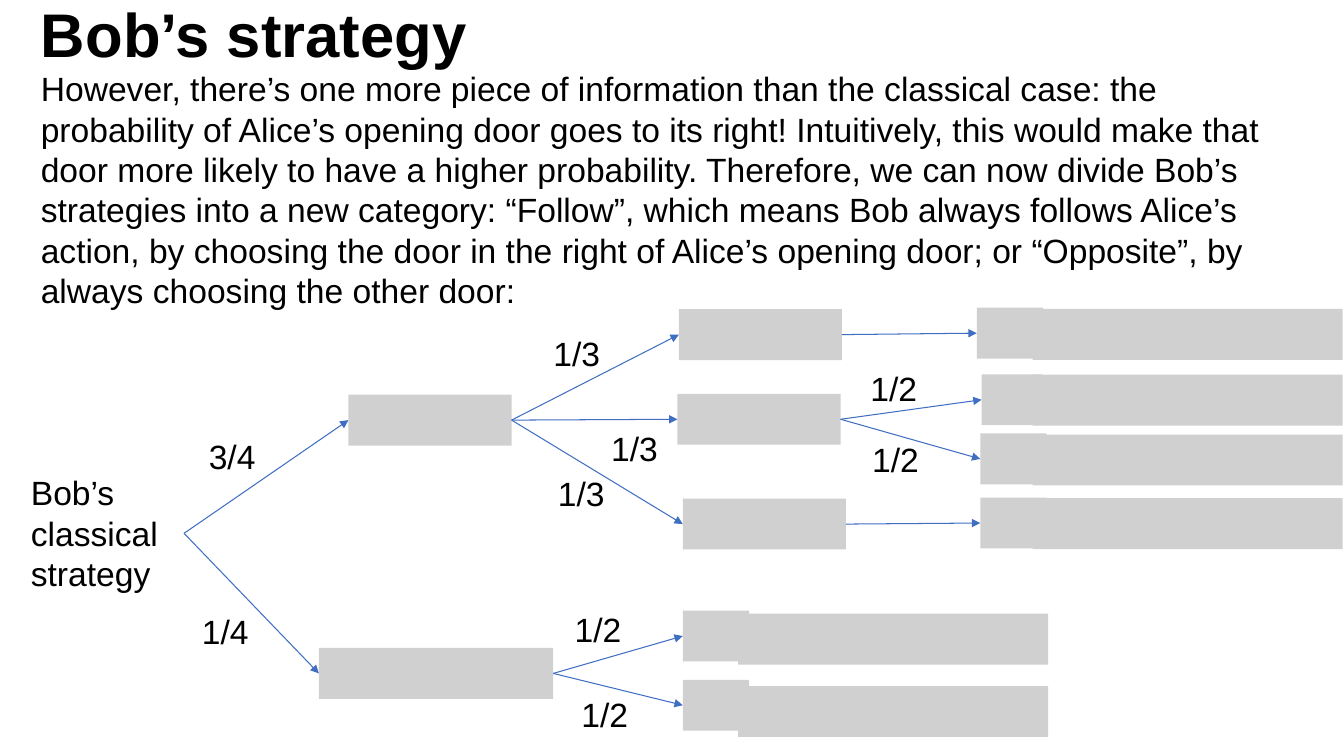
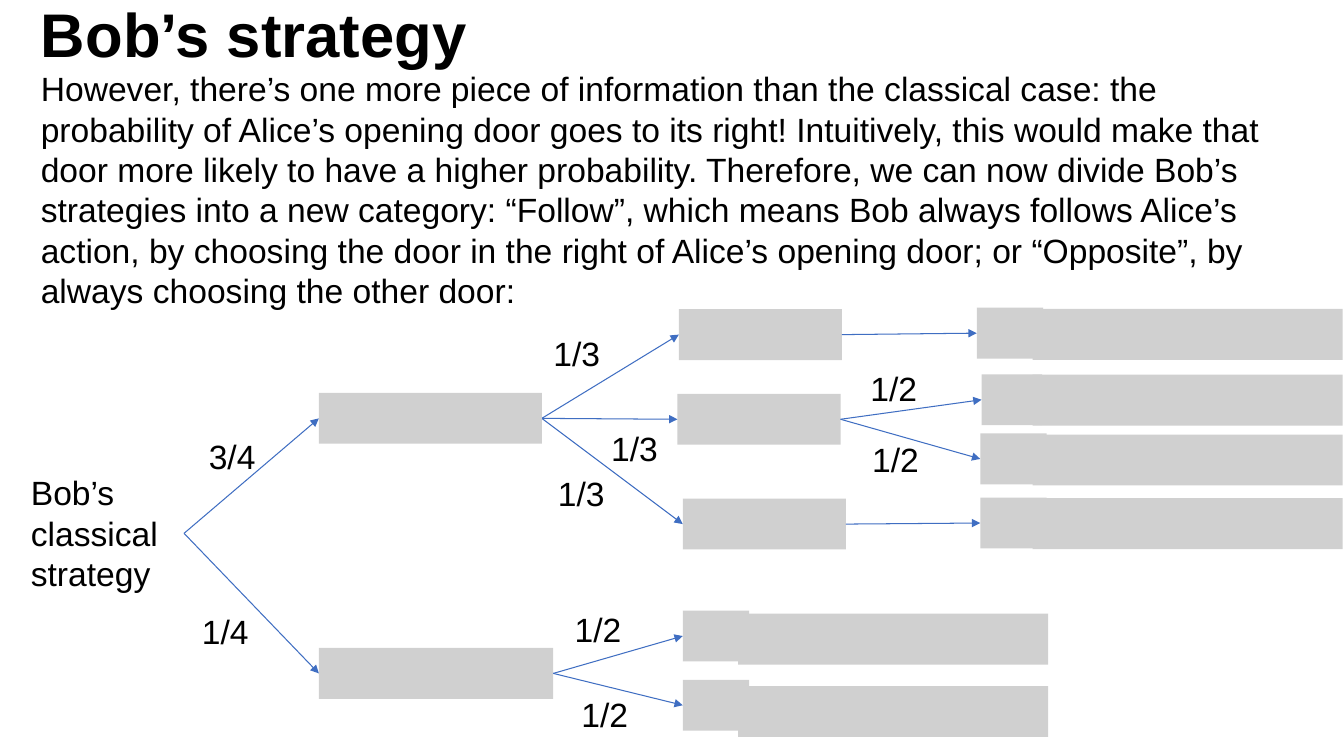
Before and after one commit to Chriscrosser3310/Quantum_Gambling_Simulator, a slide deck: slide 9 of presentation/07.01 qiskit hackathon presentation.pptx. Drawn at 1344x756 pixels with LibreOffice and Linux fonts; fonts in the diff are those of the drawing; grey boxes stand for pictures. Boxes give left, top, right and bottom in pixels: in the first picture for what was removed or moved away, otherwise in the second. Text is boxed around its words. In the diff, an @@ line names an element or a change of style, - is before the commit and + after.

```diff
--- a/presentation/07.01 qiskit hackathon presentation.pptx
+++ b/presentation/07.01 qiskit hackathon presentation.pptx
@@ arrow moved from (512, 420) - (680, 335) to (542, 418) - (680, 335) @@
@@ arrow moved from (185, 533) - (349, 420) to (185, 533) - (319, 418) @@
@@ picture: place and size @@
-picture at (349, 395, 512, 446)
+picture at (319, 393, 541, 444)
@@ arrow moved from (512, 420) - (683, 524) to (542, 418) - (683, 524) @@
@@ arrow moved from (512, 420) - (678, 419) to (542, 418) - (678, 419) @@
```
Also in this commit, not shown: 1 other slide changed.
